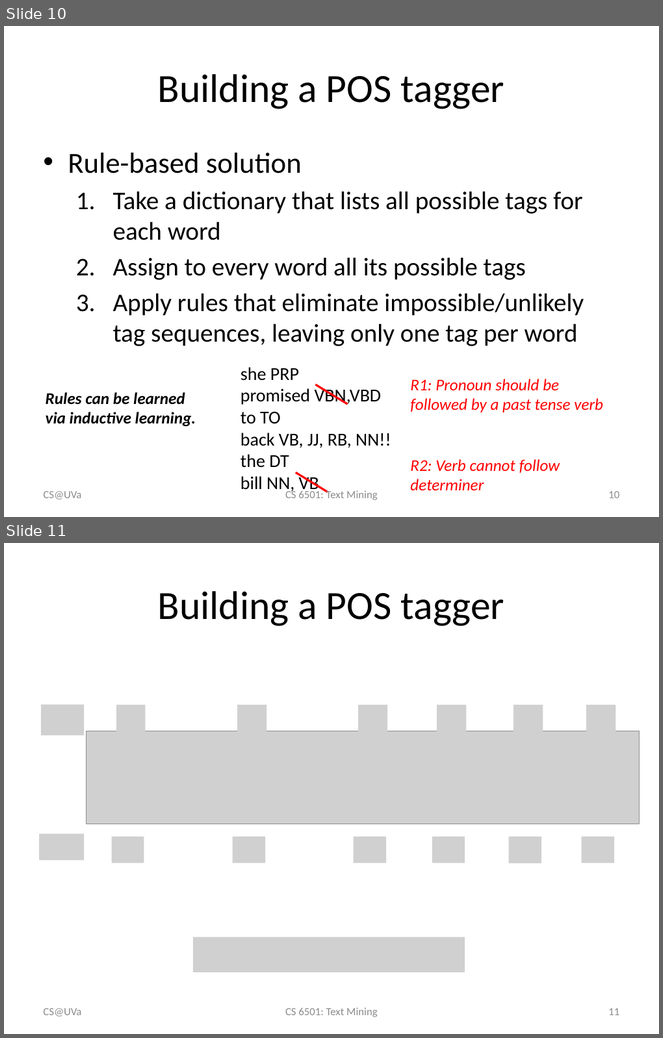
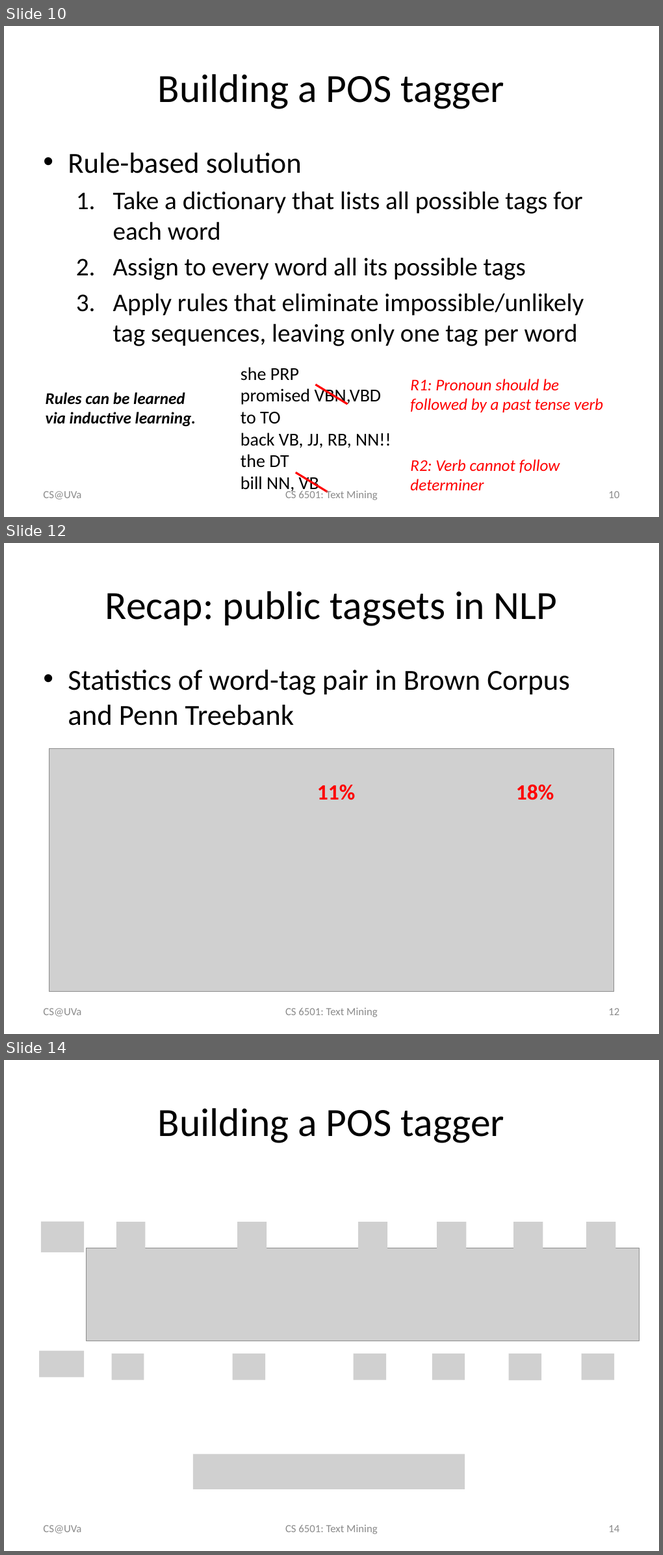
Before and after one commit to wang296/CS6501-Text-Mining, a slide deck: docs/POSTagging-SequenceLabeling.pptx. Shown one above the other, each under a label of ours: slides 10 and 11 before the commit, slides 10, 12 and 14 after it; the slides between them are not shown. The pictures are 663x1038 and 663x1555 pixels, drawn with LibreOffice and Linux fonts; fonts in the diff are those of the drawing; grey boxes stand for pictures. Boxes give left, top, right and bottom in pixels: in the first picture for what was removed or moved away, otherwise in the second. Text is boxed around its words. In the diff, an @@ line names an element or a change of style, - is before the commit and + after.

```diff
--- a/docs/POSTagging-SequenceLabeling.pptx
+++ b/docs/POSTagging-SequenceLabeling.pptx
@@ slide 12 added at box(4, 543, 659, 1034), background #FFFFFF @@
@@ title added at box(105, 591, 557, 626), 44 pt, text #000000 @@
+Recap: public tagsets in NLP
@@ text added at box(68, 670, 570, 726), 32 pt, text #000000 @@
+• Statistics of word-tag pair in Brown Corpus and Penn Treebank
@@ picture added at box(50, 749, 614, 991) @@
@@ text added at box(317, 785, 356, 800), 24 pt, text #FF0000, bold @@
+11%
@@ text added at box(516, 785, 555, 800), 24 pt, text #FF0000, bold @@
+18%
@@ text added at box(43, 1008, 81, 1017), 12 pt, text #8C8C8C @@
+CS@UVa
@@ text added at box(285, 1008, 378, 1017), 12 pt, text #8C8C8C @@
+CS 6501: Text Mining
@@ page number added at box(608, 1008, 620, 1016), 12 pt, text #8C8C8C @@
+12
@@ what was slide 11 is now slide 14 @@
@@ page number at box(608, 1525, 620, 1533): text changed @@
-11
+14
```
Also in this commit, not shown: 8 slides changed, 4 other slides added.
